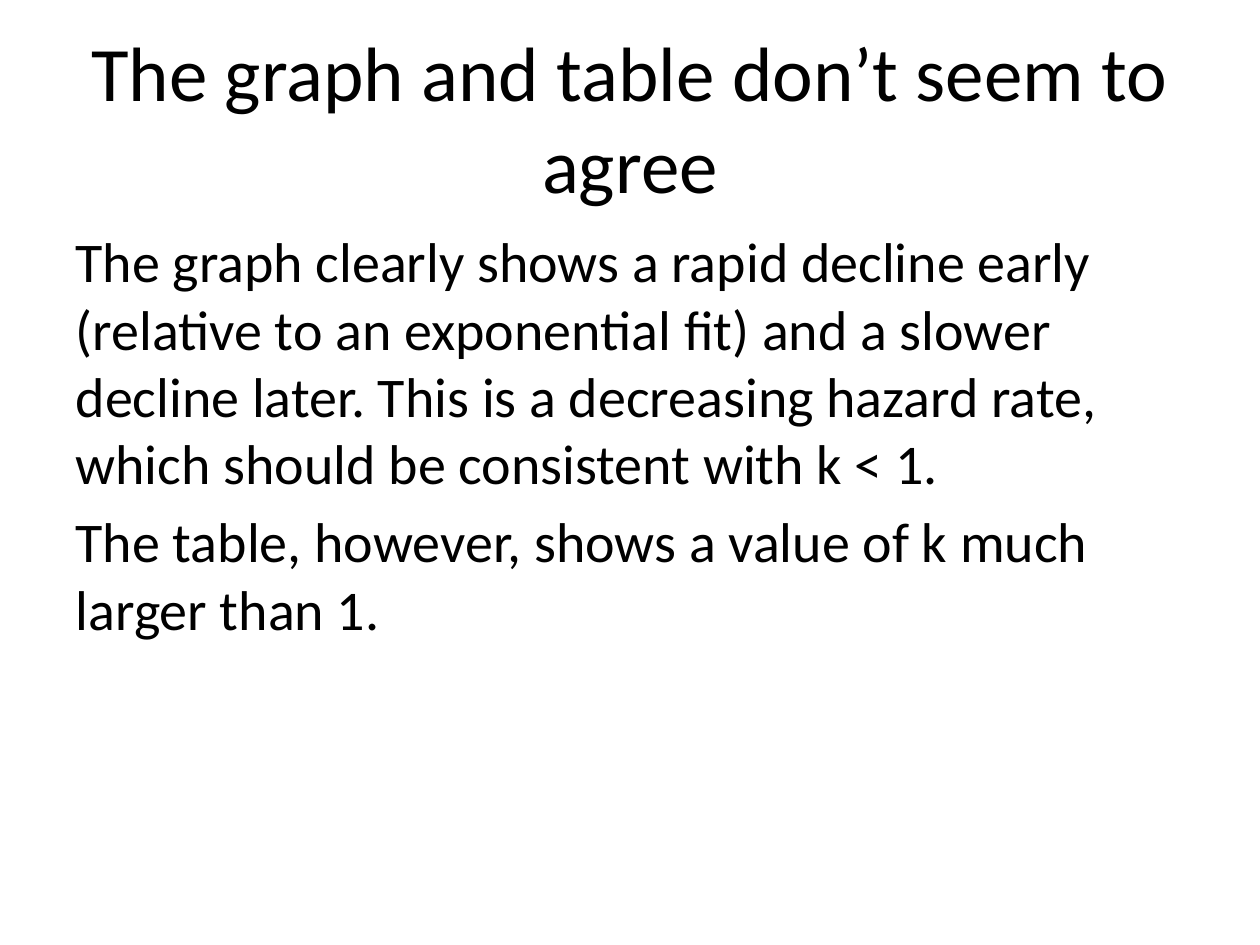
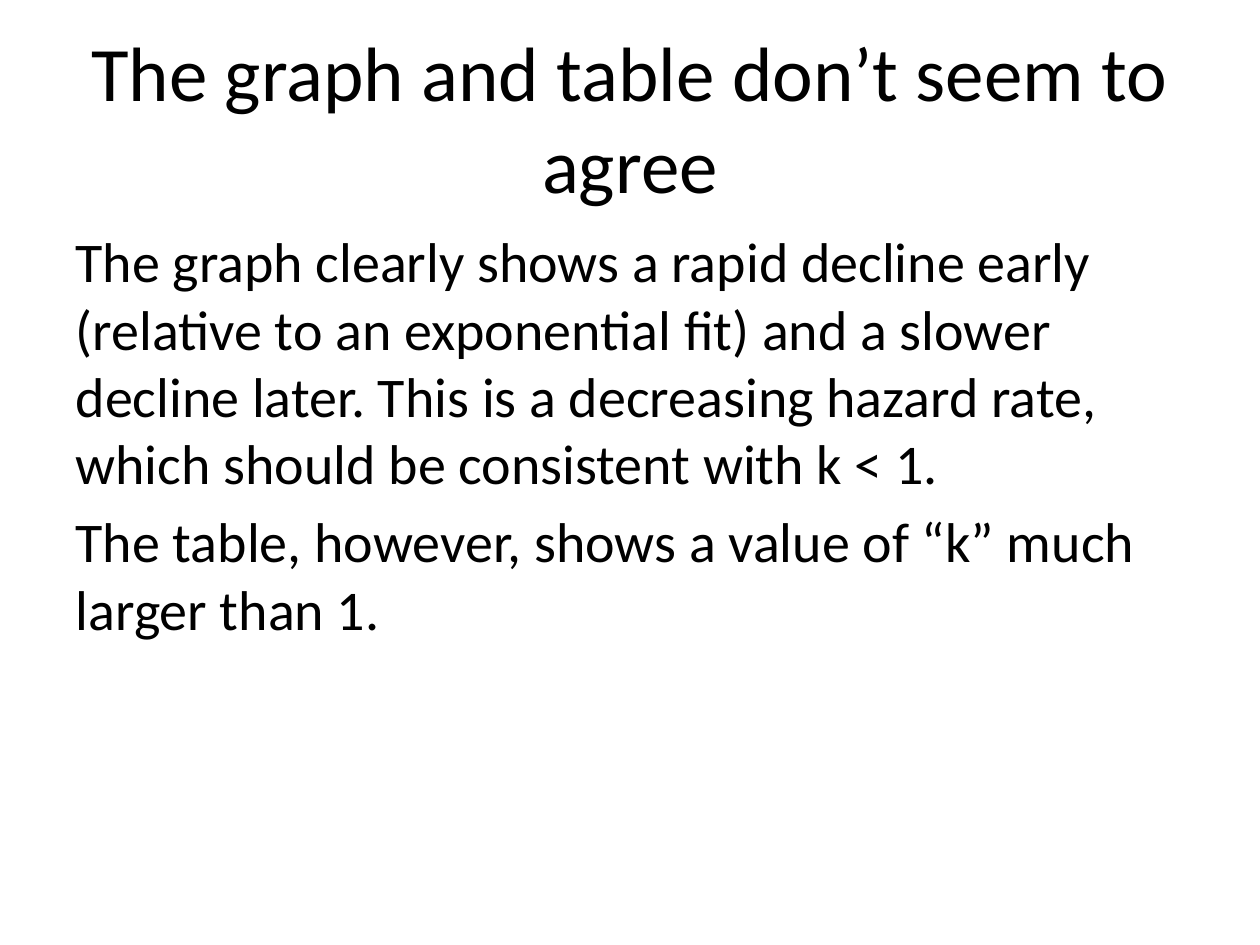
Before and after one commit to pmean/survival-lecture5, a slide deck: slide 11 of r/correction.pptx. Drawn at 1260x945 pixels with LibreOffice and Linux fonts; fonts in the diff are those of the drawing. Boxes give left, top, right and bottom in pixels: in the first picture for what was removed or moved away, otherwise in the second. Text is boxed around its words. In the diff, an @@ line names an element or a change of style, - is before the commit and + after.

```diff
--- a/r/correction.pptx
+++ b/r/correction.pptx
@@ text at (x1=76, y1=521, x2=1134, y2=640): text changed @@
-The table, however, shows a value of k much larger than 1.
+The table, however, shows a value of “k” much larger than 1.
```
Also in this commit, not shown: 1 slide added, 2 other files.
